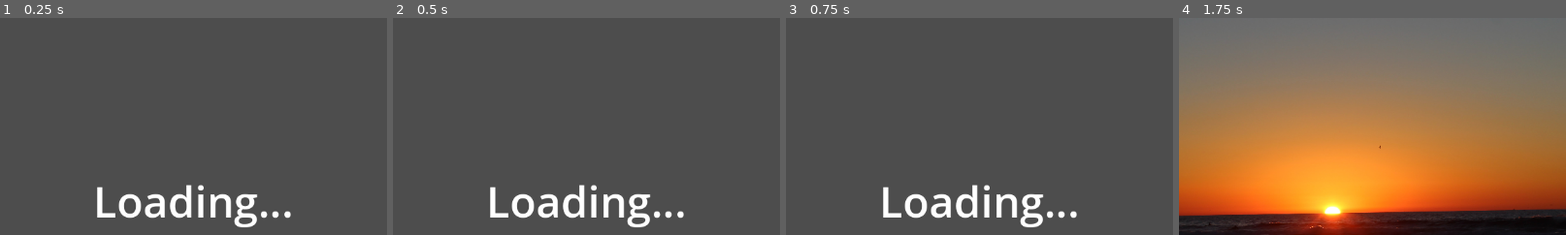
Above: before the commit, frames 1-4 (left to right).
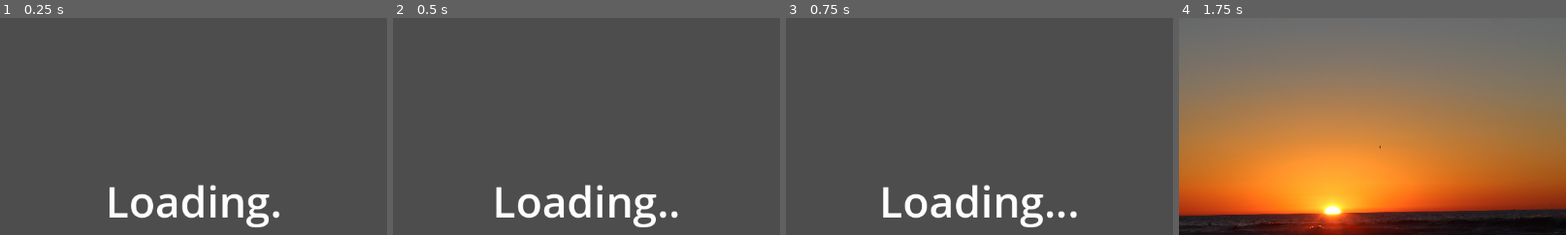
Above: after the commit, the same moments.

Repository: snoeyz/GodotCustomResourceDemo
Game: Godot game, scene res://scenes/loading_scene_with_preserve_references.tscn
Two runs of this game, one before a commit and one after it. Both use one fixed random seed, a clock stepped at 60 frames per second and the inputs below. This scene is started directly instead of the project's main scene.
Inputs:
- Up to frame 1 (0.25 s): no input
- Up to frame 2 (0.5 s): no input
- Up to frame 3 (0.75 s): hold Right (ui_right) from 0.53 s (still down)
- Up to frame 4 (1.75 s): keep holding Right (ui_right); tap Space (ui_select) at 0.77, 1.52 s
The pictures show only the part of the screen within x 25-75%, y 8-58%; the shares and areas given below are measured in that part.

The runs differ from the first frame. In frame 1, 3.1% of the frame differs, in the area x 25-76%, y 76-97%; in frame 2, 4.2%; in frame 3, nothing differs; in frame 4, nothing differs.

Commit message:
Add animation to loading screen

Diff:
--- a/scenes/loading_scene_with_preserve_references.tscn
+++ b/scenes/loading_scene_with_preserve_references.tscn
@@ -31,7 +31,7 @@
 offset_bottom = 11.5
 grow_horizontal = 2
 grow_vertical = 2
-text = "Loading..."
+text = "Loading."
 label_settings = SubResource("LabelSettings_fnv6f")
 
 [connection signal="timeout" from="Timer" to="." method="_on_timer_timeout"]
--- a/scenes/loading_scene_without_preserving_references.tscn
+++ b/scenes/loading_scene_without_preserving_references.tscn
@@ -31,7 +31,7 @@
 offset_bottom = 11.5
 grow_horizontal = 2
 grow_vertical = 2
-text = "Loading..."
+text = "Loading."
 label_settings = SubResource("LabelSettings_fnv6f")
 
 [connection signal="timeout" from="Timer" to="." method="_on_timer_timeout"]
--- a/scripts/base_loading_scene.gd
+++ b/scripts/base_loading_scene.gd
@@ -1,5 +1,13 @@
 class_name BaseLoadingScene extends Control
 # Loading scene only exists to either unload resources or keep resources loaded
 
+var anim_timer: float = 0.0
+
+func _process(delta: float) -> void:
+	anim_timer += delta
+	if anim_timer > 0.33:
+		anim_timer = 0.0
+		$Label.text += "."
+
 func _on_timer_timeout() -> void:
 	get_tree().change_scene_to_file("res://scenes/world.tscn")
